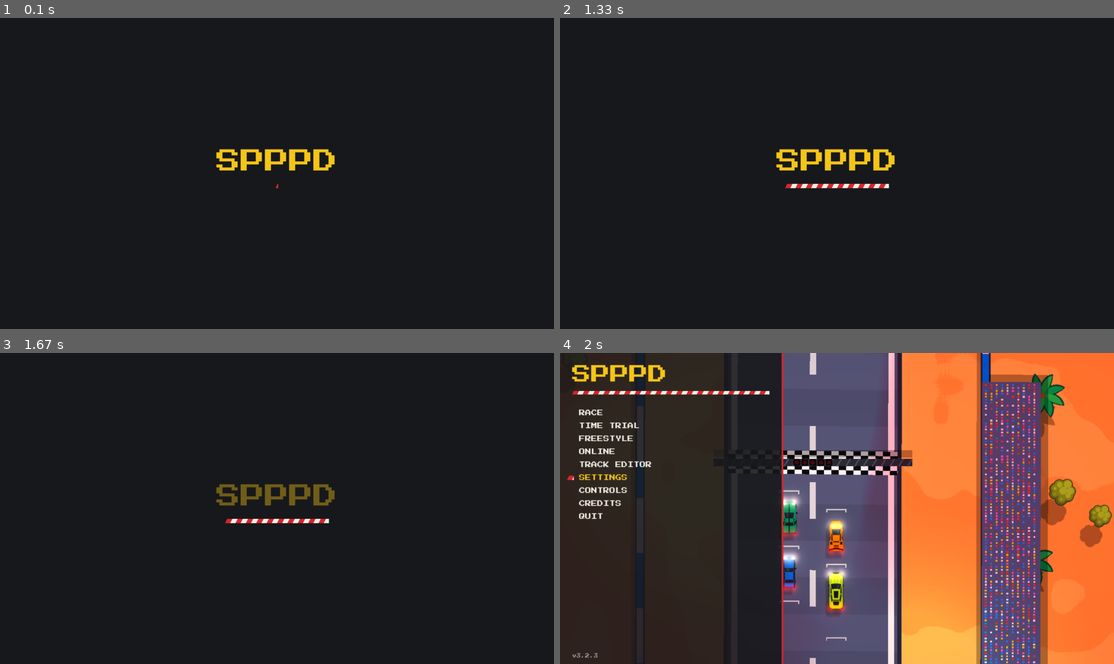
Above: before the commit, frames 1-4 (two rows, left to right).
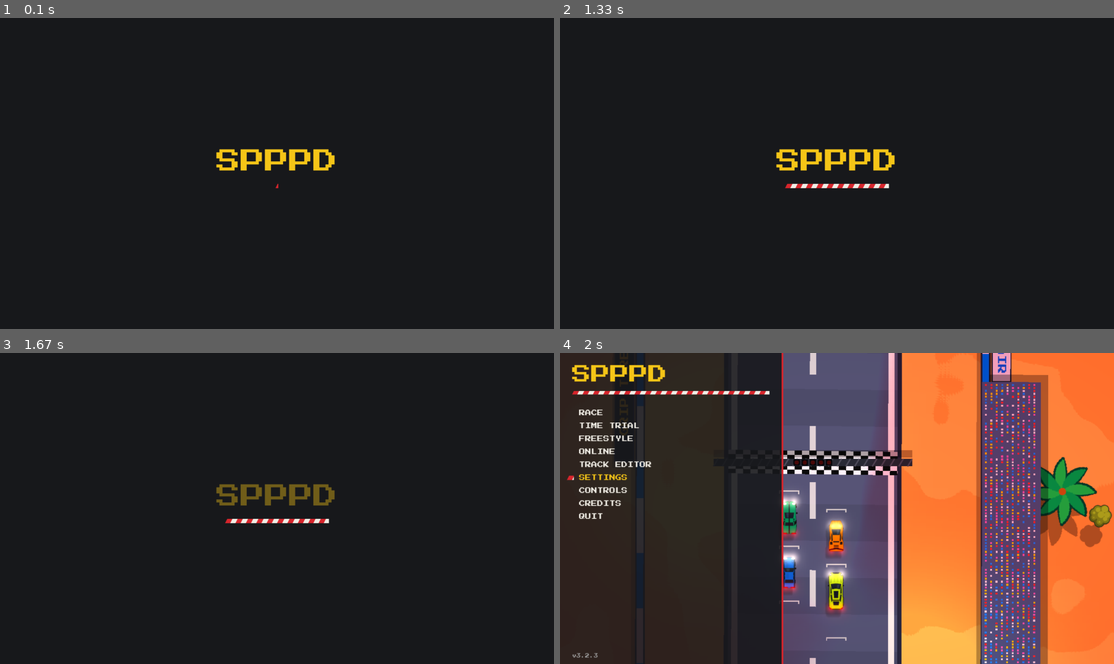
Above: after the commit, the same moments.

Repository: vanillaiice/spppd
Game: LÖVE game, started from main.lua
Two runs of this game, one before a commit and one after it. Both use one fixed random seed, a clock stepped at 60 frames per second and the inputs below.
Inputs (mouse positions are in pixels of both pictures, inside the frame that each line leads up to):
- Up to frame 1 (0.1 s): no input
- Up to frame 2 (1.33 s): no input
- Up to frame 3 (1.67 s): click (105, 461) at 1.5 s
- Up to frame 4 (2 s): hold Down from 1.78 s (still down)

Frames 1-3 are identical in both runs. In frame 4, 2.7% of the frame differs, in the area x 77-97%, y 0-77%.

Commit message:
Sponsor boards along the fences
Made-up sponsors for now; real ones may come later.

Co-Authored-By: Claude Opus 5.5 <noreply@anthropic.com>

Diff:
--- a/src/race_manager.lua
+++ b/src/race_manager.lua
@@ -170,7 +170,7 @@
   local env = environment.time(timeName)
   local scene
   if track then
-    scene = track_renderer.load(track, timeName)
+    scene = track_renderer.load(track, timeName, opts.entry and opts.entry.builtin and opts.entry.name or nil)
     minimap.load(track)
   else
     scene = track_renderer.loadApron(timeName)
--- /dev/null
+++ b/src/render/boards.lua
@@ -0,0 +1,199 @@
+-- Sponsor boards: flat panels laid on the grass just outside the fence, lettered
+-- to face the road. Only drawn; nothing can hit them. Who is on which board is
+-- src/sponsors.lua's business.
+local config = require("src/config")
+local sponsors = require("src/sponsors")
+
+local boards = {}
+
+local M = config.METER
+
+-- A board's number is its address, and a sold board is sold by its address.
+-- Changing any of these, or the walk in boards.place, renumbers every board on
+-- every track, so once one is sold they stay as they are.
+boards.LENGTH = 20   -- m along the fence
+boards.DEPTH = 2.4   -- m across
+boards.GAP = 50      -- m between one board and the next
+boards.SET = 0.5     -- m of grass between the fence and the board
+boards.BOW = 0.4     -- m the fence may bend away from a board's line
+
+local LETTER = 1.3   -- m, the height of the lettering
+local PAD = 1        -- m clear at each end of the lettering
+local FONT_SIZE = 24
+
+-- Board-local coordinates: u along the board, v across it.
+local function toLocal(b, x, y)
+  local dx, dy = x - b.x, y - b.y
+  local ca, sa = math.cos(b.angle), math.sin(b.angle)
+  return dx * ca + dy * sa, -dx * sa + dy * ca
+end
+
+-- Whether x, y is on the rectangle b, grown by margin on every side.
+function boards.covers(b, x, y, margin)
+  local u, v = toLocal(b, x, y)
+  return math.abs(u) <= b.len / 2 + margin and math.abs(v) <= b.depth / 2 + margin
+end
+
+local function corners(b)
+  local ca, sa = math.cos(b.angle), math.sin(b.angle)
+  local hu, hv = b.len / 2, b.depth / 2
+  local out = {}
+  for _, k in ipairs({ { -1, -1 }, { 1, -1 }, { 1, 1 }, { -1, 1 }, { 0, 0 }, { 0, 1 }, { 0, -1 } }) do
+    local u, v = k[1] * hu, k[2] * hv
+    out[#out + 1] = { b.x + u * ca - v * sa, b.y + u * sa + v * ca }
+  end
+  return out
+end
+
+local function overlaps(a, b)
+  if (a.x - b.x) ^ 2 + (a.y - b.y) ^ 2 > ((a.len + b.len) / 2 + a.depth + b.depth) ^ 2 then return false end
+  for _, p in ipairs(corners(a)) do if boards.covers(b, p[1], p[2], 0) then return true end end
+  for _, p in ipairs(corners(b)) do if boards.covers(a, p[1], p[2], 0) then return true end end
+  return false
+end
+
+-- Off the road and beyond whichever fence is nearest.
+local function behindFence(track, x, y)
+  local i, _, _, off, side = track:locate(x, y)
+  if off <= 0 then return false end
+  local s = track.samples[i]
+  local fence = side == "l" and s.barrierl or s.barrierr
+  return off > fence + config.BARRIER_THICKNESS * M / 2
+end
+
+local function fencePoint(s, side)
+  local sign = side == "l" and -1 or 1
+  local d = s["barrier" .. side]
+  return s[side .. "x"] + s.nx * sign * d, s[side .. "y"] + s.ny * sign * d
+end
+
+-- Every board on a track, numbered from 1: the left fence from the start line
+-- round, then the right. Each is { x, y, angle, len, depth, n, side }, the
+-- lettering reading along angle. avoid lists rectangles, in the same form, to
+-- keep clear of, such as the grandstand.
+function boards.place(track, avoid)
+  local samples, n = track.samples, track.count
+  local length, gap, bow = boards.LENGTH * M, boards.GAP * M, boards.BOW * M
+  local push = config.BARRIER_THICKNESS * M / 2 + boards.SET * M + boards.DEPTH * M / 2
+  local list = {}
+  avoid = avoid or {}
+
+  for _, side in ipairs({ "l", "r" }) do
+    local sign = side == "l" and -1 or 1
+    local i = 1
+    while i < n do
+      local ax, ay = fencePoint(samples[i], side)
+      -- Reach along the fence until the chord is a board long.
+      local j = i + 1
+      local bx, by = fencePoint(samples[j], side)
+      while j < n and (bx - ax) ^ 2 + (by - ay) ^ 2 < length * length do
+        j = j + 1
+        bx, by = fencePoint(samples[j], side)
+      end
+      local chord = math.sqrt((bx - ax) ^ 2 + (by - ay) ^ 2)
+      if chord < length then break end
+
+      local tx, ty = (bx - ax) / chord, (by - ay) / chord
+      local mid = samples[math.floor((i + j) / 2)]
+      -- Out, away from the road: the chord's normal on the fence's side.
+      local ox, oy = -ty, tx
+      if ox * mid.nx * sign + oy * mid.ny * sign < 0 then ox, oy = -ox, -oy end
+      -- How far the fence strays from the chord, and how far out towards the
+      -- board it bows, on the outside of a bend.
+      local straight, bulge = true, 0
+      for k = i + 1, j - 1 do
+        local px, py = fencePoint(samples[k], side)
+        local along = (px - ax) * tx + (py - ay) * ty
+        local across = (px - ax) * ox + (py - ay) * oy
+        if math.abs(across) > bow or along < 0 or along > chord then straight = false break end
+        bulge = math.max(bulge, across)
+      end
+
+      local placed = false
+      if straight then
+        -- The lettering stands on the road's side, its bottom to the road.
+        -- Text's down is (-sin, cos), which has to be the way back, (-ox, -oy).
+        local angle = math.atan2(ox, -oy)
+        local b = {
+          x = (ax + bx) / 2 + ox * (push + bulge), y = (ay + by) / 2 + oy * (push + bulge),
+          angle = angle, len = length, depth = boards.DEPTH * M, side = side,
+        }
+        local fits = true
+        for _, p in ipairs(corners(b)) do
+          if not behindFence(track, p[1], p[2]) then fits = false break end
+        end
+        if fits then
+          for _, other in ipairs(list) do if overlaps(b, other) then fits = false break end end
+        end
+        if fits then
+          for _, other in ipairs(avoid) do if overlaps(b, other) then fits = false break end end
+        end
+        if fits then
+          b.n = #list + 1
+          list[#list + 1] = b
+          placed = true
+          -- Skip on until a gap's length past this board's end.
+          i = j
+          while i < n do
+            local cx, cy = fencePoint(samples[i], side)
+            if (cx - bx) ^ 2 + (cy - by) ^ 2 >= gap * gap then break end
+            i = i + 1
+          end
+        end
+      end
+      if not placed then i = i + 1 end
+    end
+  end
+  return list
+end
+
+-- Whether x, y is within margin of any board.
+function boards.near(list, x, y, margin)
+  for _, b in ipairs(list) do
+    if (b.x - x) ^ 2 + (b.y - y) ^ 2 < (b.len / 2 + margin + b.depth) ^ 2 and boards.covers(b, x, y, margin) then
+      return true
+    end
+  end
+  return false
+end
+
+local font
+
+-- What every board shows, in two static draws: the panels, then the lettering.
+-- addRect and rectMesh are the track renderer's own baking helpers.
+function boards.build(list, trackName, title, env, addRect, rectMesh)
+  if #list == 0 then return nil end
+  font = font or love.graphics.newFont("assets/fonts/PressStart2P.ttf", FONT_SIZE)
+  local showSpots = os.getenv("SPPPD_SPOTS") == "1"
+  local rects = {}
+  local text = love.graphics.newText(font)
+  local sx, sy = env.sun[1] * env.shadowLength * 0.6, env.sun[2] * env.shadowLength * 0.6
+  local edge = 2
+  for _, b in ipairs(list) do
+    local paint
+    if showSpots then
+      paint = sponsors.paint({ text = (title or trackName or "TRACK"):upper() .. " " .. b.n, board = "#FFFFFF", ink = "#141820" })
+    else
+      paint = sponsors.paint(sponsors.forBoard(trackName, b.n))
+    end
+    local hu, hv = b.len / 2, b.depth / 2
+    addRect(rects, -hu, -hv, b.len, b.depth, { 0, 0, 0 }, env.shadowAlpha, { b.x + sx, b.y + sy, b.angle })
+    addRect(rects, -hu - edge, -hv - edge, b.len + edge * 2, b.depth + edge * 2, { 0.15, 0.15, 0.22 }, 1, { b.x, b.y, b.angle })
+    addRect(rects, -hu, -hv, b.len, b.depth, paint.board, 1, { b.x, b.y, b.angle })
+
+    local w, h = font:getWidth(paint.text), font:getHeight()
+    local scale = math.min(LETTER * M / h, (b.len - PAD * 2 * M) / w)
+    local ink = paint.ink
+    text:add({ { ink[1], ink[2], ink[3], 1 }, paint.text }, b.x, b.y, b.angle, scale, scale, w / 2, h / 2)
+  end
+  return { panels = rectMesh(rects), text = text }
+end
+
+function boards.draw(built)
+  if not built then return end
+  love.graphics.setColor(1, 1, 1)
+  love.graphics.draw(built.panels)
+  love.graphics.draw(built.text)
+end
+
+return boards
--- a/src/render/track_renderer.lua
+++ b/src/render/track_renderer.lua
@@ -4,6 +4,7 @@
 local textures = require("src/render/textures")
 local environment = require("src/render/environment")
 local lot = require("src/sim/lot")
+local boards = require("src/render/boards")
 
 local renderer = {}
 
@@ -289,7 +290,10 @@
   return off > barrier + clearance
 end
 
-local function scatter(track, theme, rng)
+-- Trees and containers stand this far clear of a sponsor board, so the board shows.
+local BOARD_CLEARANCE = 6.5 * M
+
+local function scatter(track, theme, rng, boardList)
   local b = track.bounds
   local margin = 80 * M
   local items = {}
@@ -299,15 +303,15 @@
     local y = rng:random(b.minY - margin, b.maxY + margin)
     -- Clumps read as woodland; a pure random spread reads as confetti.
     local clump = love.math.noise(x / 1400, y / 1400)
-    if clump > 0.34 and outsideRoad(track, x, y, 3 * M) then
+    if clump > 0.34 and outsideRoad(track, x, y, 3 * M) and not boards.near(boardList, x, y, BOARD_CLEARANCE) then
       items[#items + 1] = { x = x, y = y, spin = rng:random() * math.pi * 2, s = 0.75 + rng:random() * 0.7 }
     end
   end
   return items
 end
 
-local function buildScenery(track, theme, rng)
-  local items = scatter(track, theme, rng)
+local function buildScenery(track, theme, rng, boardList)
+  local items = scatter(track, theme, rng, boardList)
   local batches = {}
   -- Canopies have the sun painted on, so only palms may spin.
   local function add(image, item, size, angle)
@@ -338,7 +342,9 @@
   end
   local list = {}
   for _, box in pairs(boxes) do
-    if outsideRoad(track, box.x, box.y, 7 * M) then list[#list + 1] = box end
+    if outsideRoad(track, box.x, box.y, 7 * M) and not boards.near(boardList, box.x, box.y, BOARD_CLEARANCE) then
+      list[#list + 1] = box
+    end
   end
   return batches, list
 end
@@ -356,6 +362,14 @@
   }
 end
 
+local STAND_W, STAND_H = 62 * M, 8 * M
+
+-- Every sponsor board on the track, numbered; see src/render/boards.lua.
+function renderer.boardSpots(track)
+  local st = grandstandSpot(track)
+  return boards.place(track, { { x = st.x, y = st.y, angle = st.angle, len = STAND_W, depth = STAND_H } })
+end
+
 local function buildGridBoxes(track)
   local rects = {}
   local paint = { 0.92, 0.92, 0.88 }
@@ -387,7 +401,7 @@
   local CROWD = { { 0.98, 0.25, 0.25 }, { 0.2, 0.55, 0.98 }, { 0.99, 0.85, 0.2 }, { 0.98, 0.98, 0.98 }, { 0.98, 0.45, 0.75 } }
   local rects = {}
   local frame = { st.x, st.y, st.angle }
-  local w, h = 62 * M, 8 * M
+  local w, h = STAND_W, STAND_H
   addRect(rects, -w / 2 + 12, -h / 2 + 12, w, h, { 0, 0, 0 }, env.shadowAlpha, frame)
   addRect(rects, -w / 2, -h / 2, w, h, { 0.32, 0.36, 0.5 }, 1, frame)
   local rng = love.math.newRandomGenerator(5)
@@ -429,7 +443,9 @@
   return batch
 end
 
-function renderer.load(track, timeName)
+-- trackName is a built-in track's name, which its sold boards are filed under;
+-- nil for one of the player's own.
+function renderer.load(track, timeName, trackName)
   textures.load()
   local self = {}
   self.track = track
@@ -467,7 +483,9 @@
   }, "fan", "static")
 
   local rng = love.math.newRandomGenerator(track.count * 7 + 3)
-  self.batches, self.boxes = buildScenery(track, self.theme, rng)
+  local boardList = renderer.boardSpots(track)
+  self.boards = boards.build(boardList, trackName, track.title, self.env, addRect, rectMesh)
+  self.batches, self.boxes = buildScenery(track, self.theme, rng, boardList)
   self.gridBoxes = buildGridBoxes(track)
   self.boxMesh = buildBoxes(self.boxes, self.env)
   self.standMesh = buildStand(grandstandSpot(track), self.env)
@@ -692,6 +710,7 @@
   love.graphics.draw(self.barrierEdgeR)
   love.graphics.draw(self.barrierL)
   love.graphics.draw(self.barrierR)
+  boards.draw(self.boards)
 
   -- Scenery shadows, then the scenery itself.
   local env = self.env
--- /dev/null
+++ b/src/sponsors.lua
@@ -0,0 +1,84 @@
+-- Who is on the boards along the fences. Text and colour only, no pictures.
+--
+-- A sponsor is { text = "...", board = "#rrggbb", ink = "#rrggbb" }: up to 16
+-- capitals, digits, spaces and . - & ! ', on a board of one colour. ink, the
+-- lettering, may be left out for black or white, whichever reads better.
+--
+-- Every board has an address: a built-in track's name and the board's number,
+-- counted from the start line by src/render/boards.lua. A board sold on its own
+-- goes in spots; every other board takes the next sponsor in the pool.
+local sponsors = {}
+
+sponsors.MAX_TEXT = 16
+
+-- Made up, every one of them.
+sponsors.pool = {
+  { text = "TURBO COLA", board = "#E8202A", ink = "#FFFFFF" },
+  { text = "GRIP TYRES", board = "#141820", ink = "#F5C518" },
+  { text = "BOOST BURGER", board = "#F5C518", ink = "#141820" },
+  { text = "SPPPD.XYZ", board = "#F2EFE6", ink = "#E8202A" },
+  { text = "CHEQUER BANK", board = "#1E5BD8", ink = "#FFFFFF" },
+  { text = "KERB COFFEE", board = "#6B3B22", ink = "#F2EFE6" },
+  { text = "PIXEL FUEL", board = "#18B46A", ink = "#FFFFFF" },
+  { text = "DRIFT DONUTS", board = "#F06BA8", ink = "#FFFFFF" },
+  { text = "GRIDLOCK OIL", board = "#2A2D36", ink = "#F2EFE6" },
+  { text = "PITSTOP PIZZA", board = "#F28C1E", ink = "#FFFFFF" },
+  { text = "SPPPD.XYZ", board = "#141820", ink = "#F2EFE6" },
+  { text = "REV LIMIT SODA", board = "#8A2BE2", ink = "#F5C518" },
+  { text = "SLIPSTREAM AIR", board = "#E9F2FB", ink = "#1E5BD8" },
+  { text = "LAP WATCHES", board = "#C9A227", ink = "#141820" },
+}
+
+-- Boards sold on their own, by built-in track name and board number:
+--   mirage = { [3] = { text = "...", board = "#rrggbb" } },
+-- SPPPD_SPOTS=1 shows each board's address in place of its sponsor.
+sponsors.spots = {}
+
+local function parseColor(hex)
+  local r, g, b = tostring(hex):match("^#(%x%x)(%x%x)(%x%x)$")
+  if not r then return nil end
+  return { tonumber(r, 16) / 255, tonumber(g, 16) / 255, tonumber(b, 16) / 255 }
+end
+
+-- nil when the sponsor will do, or what's wrong with it.
+function sponsors.check(entry)
+  if type(entry) ~= "table" then return "not a table" end
+  local text = entry.text
+  if type(text) ~= "string" or #text == 0 then return "no text" end
+  if #text > sponsors.MAX_TEXT then return "text longer than " .. sponsors.MAX_TEXT .. ": " .. text end
+  if text:find("[^A-Z0-9 %.%-&!']") then return "text has a character the font can't show: " .. text end
+  if not parseColor(entry.board) then return "board colour isn't #rrggbb: " .. tostring(entry.board) end
+  if entry.ink ~= nil and not parseColor(entry.ink) then return "ink colour isn't #rrggbb: " .. tostring(entry.ink) end
+  return nil
+end
+
+-- Black on a light board, white on a dark one.
+local function readableInk(c)
+  local light = 0.299 * c[1] + 0.587 * c[2] + 0.114 * c[3]
+  return light > 0.55 and { 0.08, 0.08, 0.1 } or { 1, 1, 1 }
+end
+
+-- The board as drawn: { text, board = {r, g, b}, ink = {r, g, b} }.
+function sponsors.paint(entry)
+  local board = parseColor(entry.board) or { 1, 1, 1 }
+  return { text = entry.text, board = board, ink = entry.ink and parseColor(entry.ink) or readableInk(board) }
+end
+
+-- Each track starts somewhere else in the pool, so the start line doesn't
+-- have the same sponsor everywhere.
+local function offset(trackName)
+  local sum = 0
+  for i = 1, #(trackName or "") do sum = sum + trackName:byte(i) * i end
+  return sum
+end
+
+-- The sponsor on board n of a built-in track (trackName nil for one of the
+-- player's own, which only shows the pool).
+function sponsors.forBoard(trackName, n)
+  local sold = trackName and sponsors.spots[trackName] and sponsors.spots[trackName][n]
+  if sold then return sold end
+  local pool = sponsors.pool
+  return pool[(n + offset(trackName)) % #pool + 1]
+end
+
+return sponsors
--- a/tests/run.lua
+++ b/tests/run.lua
@@ -1,6 +1,6 @@
 local harness = require("tests/harness")
 
-local SUITES = { "tests/test_track", "tests/test_dynamics",  …(213 unchanged characters)… sts/test_controls", "tests/test_account" }
+local SUITES = { "tests/test_track", "tests/test_dynamics",  …(213 unchanged characters)… sts/test_controls", "tests/test_account", "tests/test_sponsors" }
 
 return function(filter)
   io.stdout:setvbuf("no")
--- /dev/null
+++ b/tests/test_sponsors.lua
@@ -0,0 +1,95 @@
+local h = require("tests/harness")
+local Track = require("src/sim/track")
+local config = require("src/config")
+local catalog = require("src/tracks/catalog")
+local sponsors = require("src/sponsors")
+local renderer = require("src/render/track_renderer")
+
+local M = config.METER
+
+h.describe("sponsors", function()
+  h.it("every sponsor has text the font can show and colours that parse", function()
+    for i, entry in ipairs(sponsors.pool) do
+      h.assertEq(sponsors.check(entry), nil, "pool " .. i)
+    end
+    for track, spots in pairs(sponsors.spots) do
+      for n, entry in pairs(spots) do
+        h.assertEq(sponsors.check(entry), nil, track .. " " .. tostring(n))
+      end
+    end
+  end)
+
+  h.it("check turns away what a board can't show", function()
+    h.assertTrue(sponsors.check({ text = "lower case", board = "#FFFFFF" }))
+    h.assertTrue(sponsors.check({ text = "A VERY LONG SPONSOR NAME", board = "#FFFFFF" }))
+    h.assertTrue(sponsors.check({ text = "OK", board = "red" }))
+    h.assertTrue(sponsors.check({ text = "OK", board = "#FFFFFF", ink = "#FFF" }))
+    h.assertEq(sponsors.check({ text = "OK & GO!", board = "#ffffff" }), nil)
+  end)
+
+  h.it("the pool never puts one sponsor on two boards in a row", function()
+    for n = 1, 60 do
+      local a, b = sponsors.forBoard("mirage", n), sponsors.forBoard("mirage", n + 1)
+      h.assertTrue(a.text ~= b.text, "boards " .. n .. " and " .. (n + 1))
+    end
+  end)
+
+  h.it("a sold board shows its buyer, and the rest the pool", function()
+    local saved = sponsors.spots
+    local buyer = { text = "BUYER", board = "#123456" }
+    sponsors.spots = { mirage = { [3] = buyer } }
+    local ok, err = pcall(function()
+      h.assertEq(sponsors.forBoard("mirage", 3), buyer)
+      h.assertTrue(sponsors.forBoard("mirage", 4) ~= buyer)
+      h.assertTrue(sponsors.forBoard("highlands", 3) ~= buyer)
+      h.assertTrue(sponsors.forBoard(nil, 3) ~= buyer)
+    end)
+    sponsors.spots = saved
+    if not ok then error(err, 0) end
+  end)
+
+  h.it("ink left out reads on the board", function()
+    h.assertEq(sponsors.paint({ text = "A", board = "#FFFFFF" }).ink[1] < 0.5, true)
+    h.assertEq(sponsors.paint({ text = "A", board = "#000000" }).ink[1] > 0.5, true)
+  end)
+
+  local counts = {}
+  for _, entry in ipairs(catalog.builtin()) do
+    h.it(entry.name .. " has boards behind its fences, numbered the same every time", function()
+      local t = Track.new(entry.def)
+      local list = renderer.boardSpots(t)
+      local again = renderer.boardSpots(Track.new(entry.def))
+      print(string.format("        %s: %d boards", entry.name, #list))
+      counts[entry.name] = #list
+      h.assertTrue(#list >= 15, "only " .. #list .. " boards")
+      h.assertEq(#again, #list, "a second build numbers differently")
+      for i, b in ipairs(list) do
+        h.assertEq(b.n, i)
+        h.assertTrue(math.abs(again[i].x - b.x) < 0.01 and math.abs(again[i].y - b.y) < 0.01, "board " .. i .. " moved")
+        -- Nowhere on a board is on the road.
+        local ca, sa = math.cos(b.angle), math.sin(b.angle)
+        for _, k in ipairs({ { -1, -1 }, { 1, -1 }, { 1, 1 }, { -1, 1 }, { 0, 0 } }) do
+          local u, v = k[1] * b.len / 2, k[2] * b.depth / 2
+          local _, _, _, off = t:locate(b.x + u * ca - v * sa, b.y + u * sa + v * ca)
+          h.assertTrue(off > 0, "board " .. i .. " is on the road")
+        end
+        -- The lettering's bottom faces the road.
+        local downX, downY = -sa, ca
+        local _, _, _, offNear = t:locate(b.x + downX * b.depth, b.y + downY * b.depth)
+        local _, _, _, offFar = t:locate(b.x - downX * b.depth, b.y - downY * b.depth)
+        h.assertTrue(offNear < offFar, "board " .. i .. " is lettered away from the road")
+      end
+    end)
+  end
+
+  h.it("every sold board is on a built-in track and exists", function()
+    for name, spots in pairs(sponsors.spots) do
+      local entry = catalog.find(name)
+      h.assertTrue(entry and entry.builtin, "no built-in track " .. name)
+      local count = counts[name] or #renderer.boardSpots(Track.new(entry.def))
+      for n in pairs(spots) do
+        h.assertTrue(type(n) == "number" and n >= 1 and n <= count, name .. " has no board " .. tostring(n))
+      end
+    end
+  end)
+end)
--- a/tests/visual.lua
+++ b/tests/visual.lua
@@ -160,6 +160,20 @@
     local r = rm.race()
     r.startDelay = 100
     r.player.driver = { revs = function() return 0.68 end }
+  end,
+  -- Parked on the road beside a sponsor board: SPPPD_BOARD (its number, 1 by
+  -- default), SPPPD_TRACK and SPPPD_TIME. SPPPD_SPOTS=1 shows the boards' numbers.
+  boards = function()
+    race({ track = os.getenv("SPPPD_TRACK") or "mirage", time = os.getenv("SPPPD_TIME") or "day", opponents = 0 })
+    local r = rm.race()
+    r.startDelay = 100
+    local list = require("src/render/track_renderer").boardSpots(r.track)
+    local b = list[math.min(#list, tonumber(os.getenv("SPPPD_BOARD")) or 1)]
+    local i = r.track:locate(b.x, b.y)
+    local s = r.track.samples[i]
+    r.player:teleport(s.x, s.y, math.atan2(s.ty, s.tx))
+    rm.syncCamera(1)
+    r.player.driver = { update = function(_, c) c.input.throttle, c.input.handbrake = 0, true end }
   end,
   trial = function() race({ track = "highlands", time = "day", mode = "trial", opponents = 0 }) autopilot() end,
   free = function()
Not shown, changed: ARCHITECTURE.md
Not shown, changed: CHANGELOG.md
